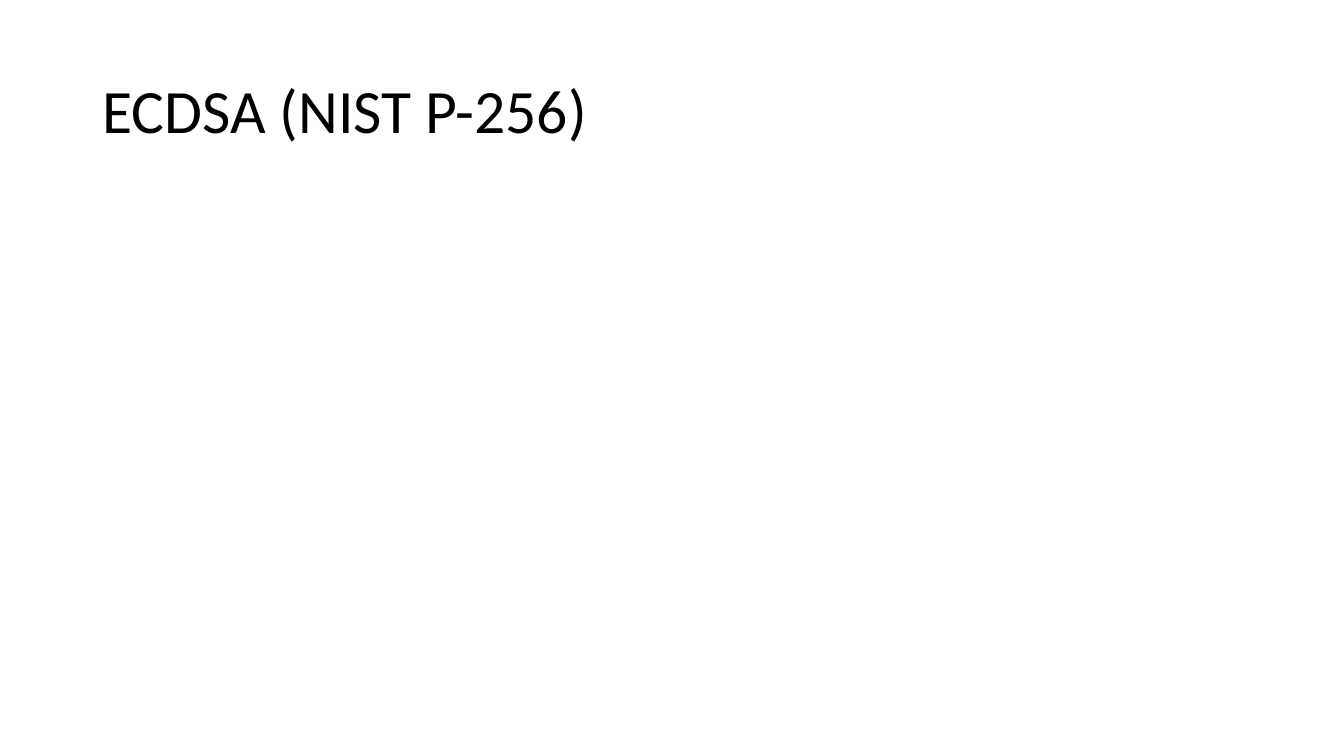
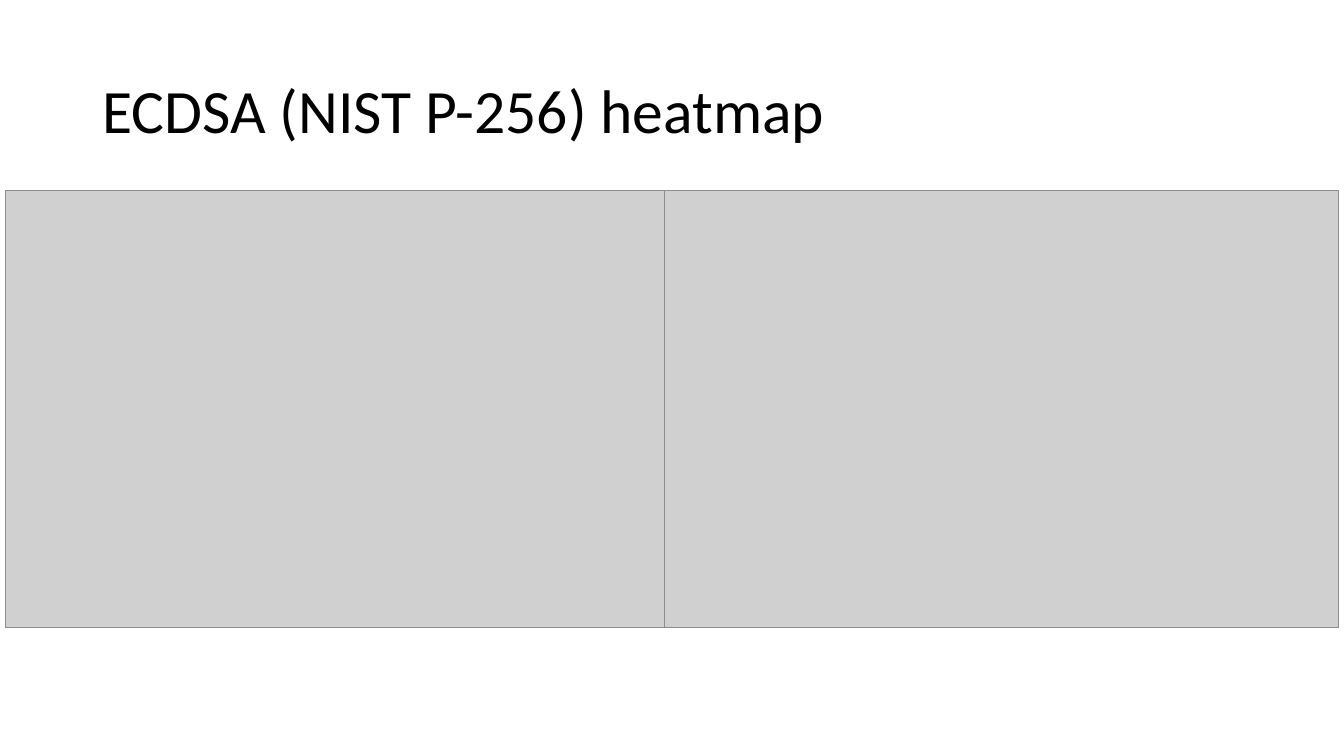
Before and after one commit to michal-cech/PV204-Project, a slide deck: slide 22 of vystupy/eng_BearSSL.pptx (slide 9 before the commit). Drawn at 1344x756 pixels with LibreOffice and Linux fonts; fonts in the diff are those of the drawing; grey boxes stand for pictures. Boxes give left, top, right and bottom in pixels: in the first picture for what was removed or moved away, otherwise in the second. Text is boxed around its words. In the diff, an @@ line names an element or a change of style, - is before the commit and + after.

```diff
--- a/vystupy/eng_BearSSL.pptx
+++ b/vystupy/eng_BearSSL.pptx
@@ title at [102, 88, 825, 143]: text changed @@
-ECDSA (NIST P-256)
+ECDSA (NIST P-256) heatmap
@@ picture added at [5, 191, 680, 627] @@
@@ picture added at [664, 191, 1339, 627] @@
```
Also in this commit, not shown: 1 other slide changed, 21 slides added, 9 slides removed, 1 other file.
